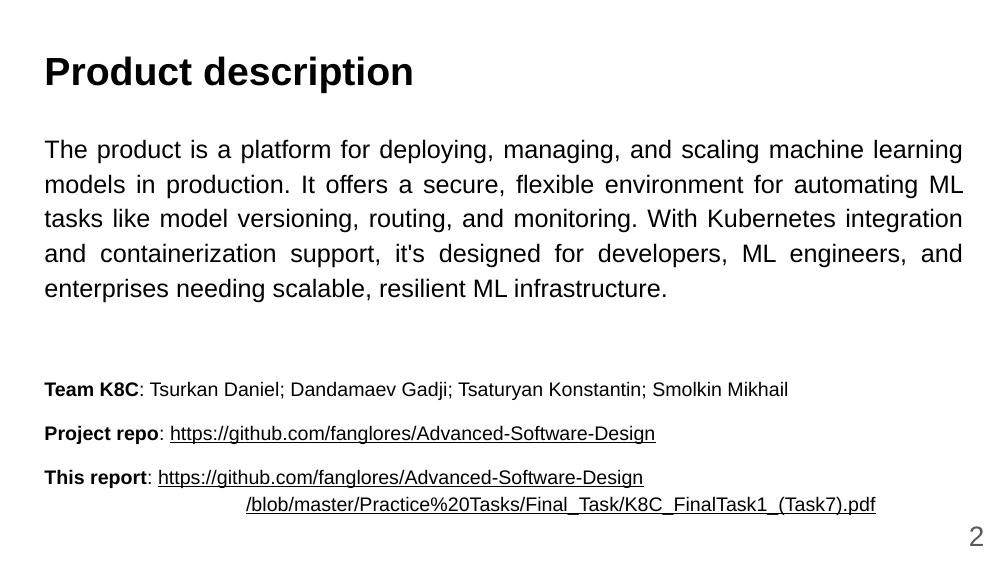
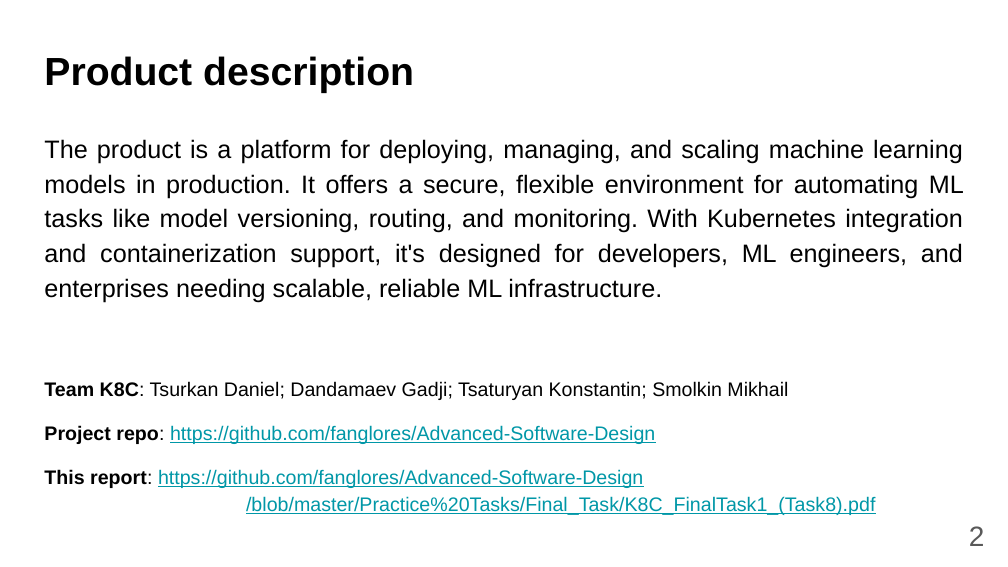
Before and after one commit to fanglores/Advanced-Software-Design, a slide deck: slide 2 of PracticeTasks/Final_Task/K8C_FinalTask1_(Task8).pptx. Drawn at 1008x567 pixels with LibreOffice and Linux fonts; fonts in the diff are those of the drawing. Boxes give left, top, right and bottom in pixels: in the first picture for what was removed or moved away, otherwise in the second. Text is boxed around its words. In the diff, an @@ line names an element or a change of style, - is before the commit and + after.

```diff
--- a/PracticeTasks/Final_Task/K8C_FinalTask1_(Task8).pptx
+++ b/PracticeTasks/Final_Task/K8C_FinalTask1_(Task8).pptx
@@ text at <box>44,139,964,303</box>: text changed @@
-The product is a platform for deploying, managing, and scaling machine learning models in production. It offers a secure, flexible environment for automating ML tasks like model versioning, routing, and monitoring. With Kubernetes integration and containerization support, it's designed for developers, ML engineers, and enterprises needing scalable, resilient ML infrastructure.
+The product is a platform for deploying, managing, and scaling machine learning models in production. It offers a secure, flexible environment for automating ML tasks like model versioning, routing, and monitoring. With Kubernetes integration and containerization support, it's designed for developers, ML engineers, and enterprises needing scalable, reliable ML infrastructure.
@@ text at <box>44,425,655,444</box>: text colour #000000 to #0097A7 in "https://github.com/fanglores/Advanced-Software-Design" @@
@@ text at <box>44,469,875,515</box>: text changed; text colour #000000 to #0097A7 @@
-This report: https://github.com/fanglores/Advanced-Software-Design
-/blob/master/Practice%20Tasks/Final_Task/K8C_FinalTask1_(Task7).pdf
+This report: https://github.com/fanglores/Advanced-Software-Design
+/blob/master/Practice%20Tasks/Final_Task/K8C_FinalTask1_(Task8).pdf
```
Also in this commit, not shown: 4 other slides changed, 1 slide removed, 1 other file.
